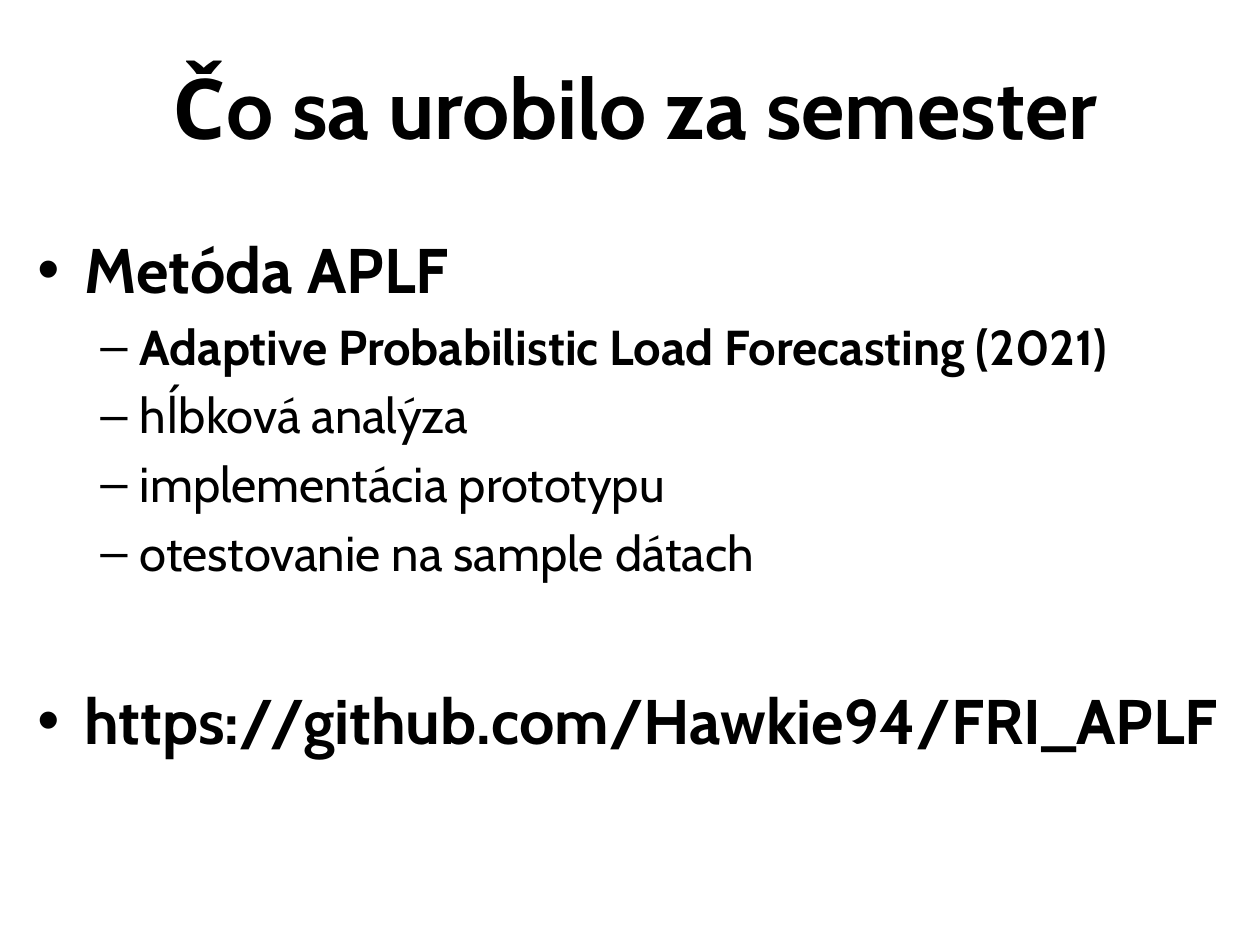
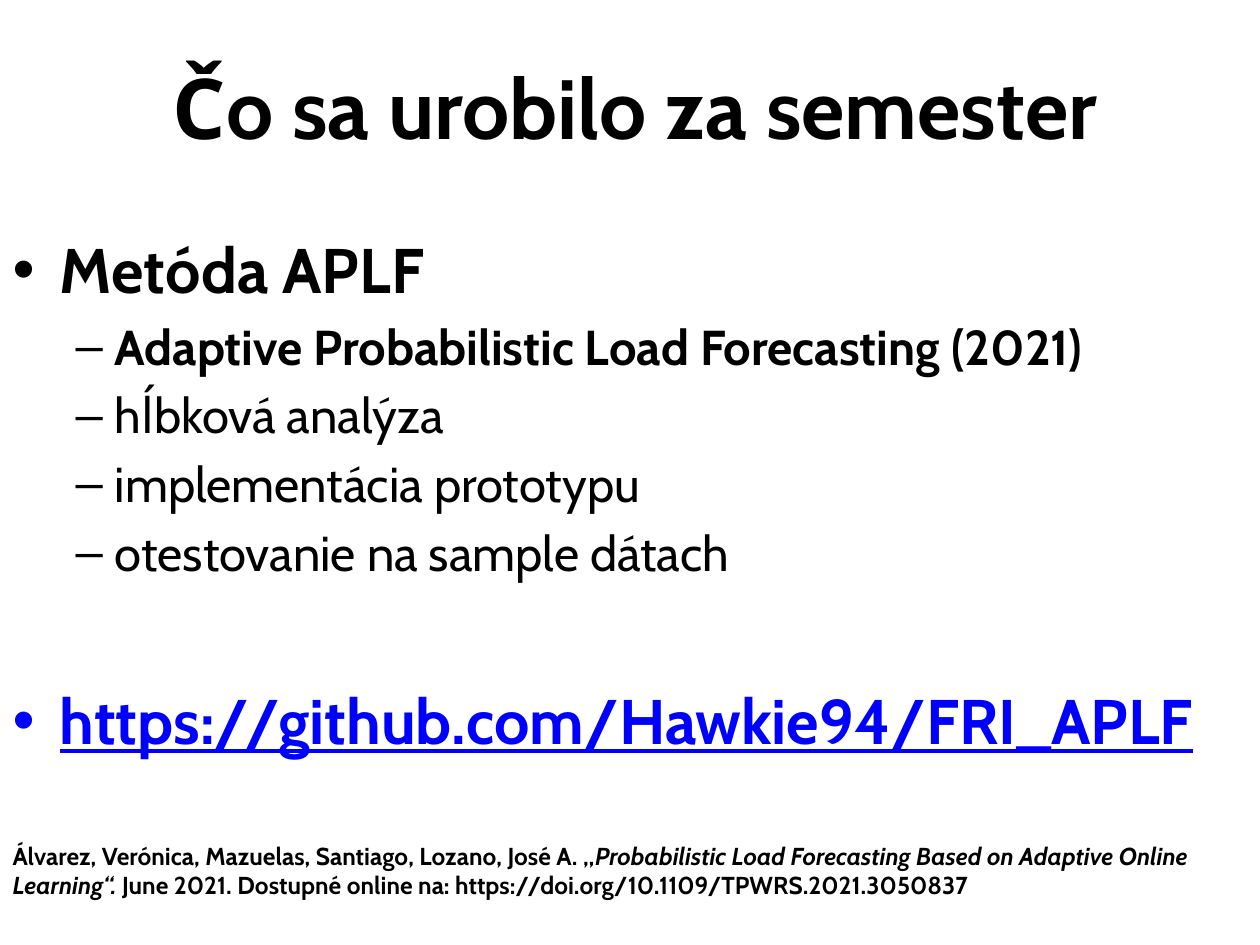
Before and after one commit to Hawkie94/FRI_APLF, a slide deck: slide 3 of docs/IngProj2_finalStatus.pptx. Drawn at 1260x945 pixels with LibreOffice and Linux fonts; fonts in the diff are those of the drawing. Boxes give left, top, right and bottom in pixels: in the first picture for what was removed or moved away, otherwise in the second. Text is boxed around its words. In the diff, an @@ line names an element or a change of style, - is before the commit and + after.

Commit message:
Tiny changes: - removed original (legacy) code - added original APLF article - update of the presentation

```diff
--- a/docs/IngProj2_finalStatus.pptx
+++ b/docs/IngProj2_finalStatus.pptx
@@ text "Metóda APLF": place and size @@
-text "Metóda APLF" at (85,245,1218,759)
+text "Metóda APLF" at (13,245,1193,900)
@@ text at (60,696,1193,759): text colour #000000 to #0000FF, underline on in "https://github.com/Hawkie94/FRI_APLF" @@
@@ text at (13,844,1188,900): paragraph added @@
+Álvarez, Verónica, Mazuelas, Santiago, Lozano, José A. „Probabilistic Load Forecasting Based on Adaptive Online Learning“. June 2021. Dostupné online na: https://doi.org/10.1109/TPWRS.2021.3050837
```
Also in this commit, not shown: 4 other slides changed, 3 other files.
